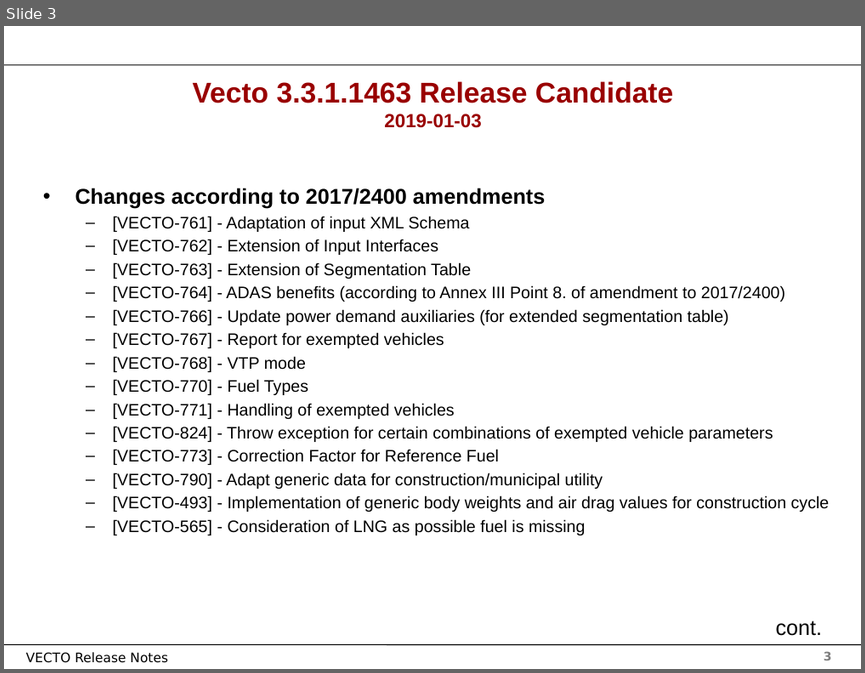
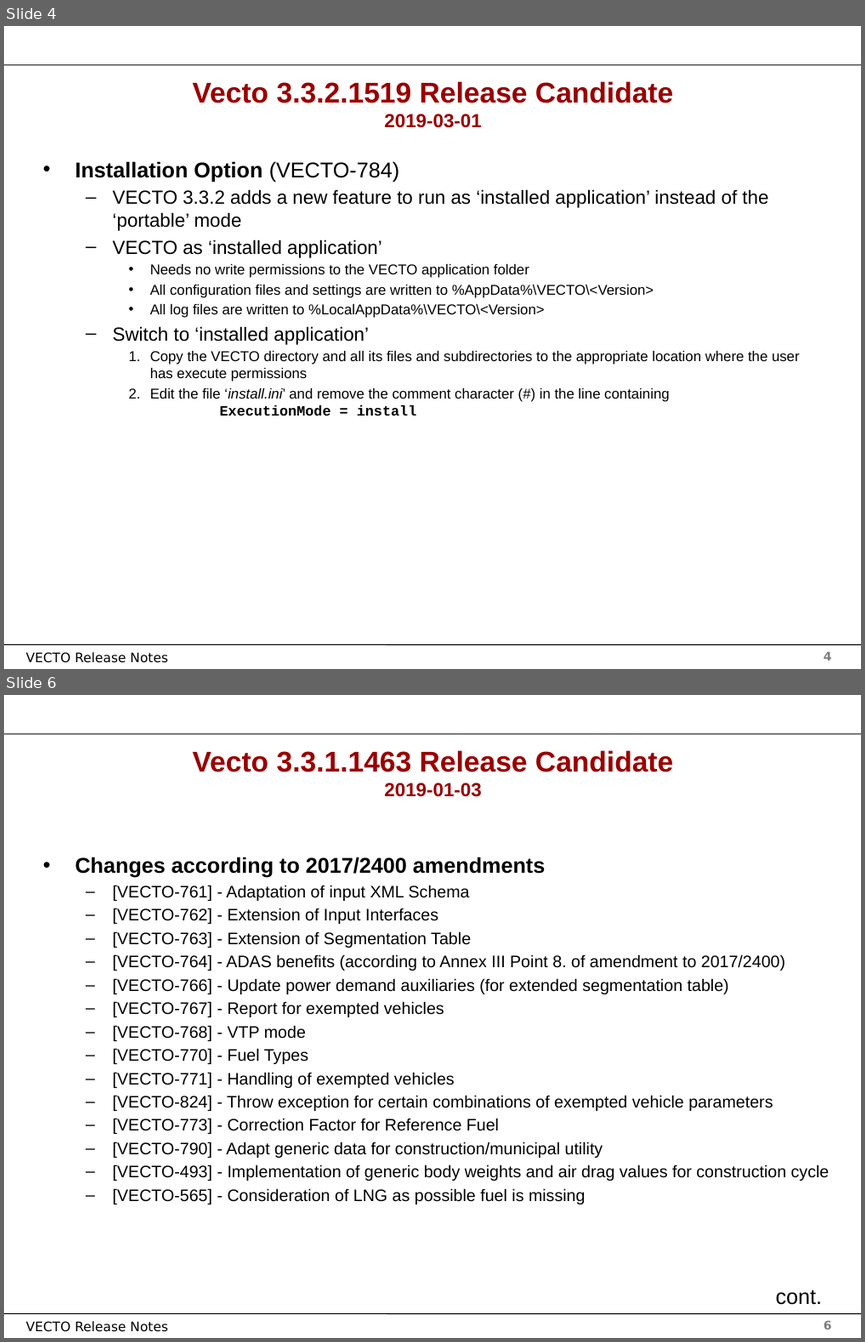
Before and after one commit to tanawadeatharva/BharatVECTO, a slide deck: Documentation/User Manual Source/Release Notes Vecto3.x.pptx. Shown one above the other, each under a label of ours: slide 3 before the commit, slides 4 and 6 after it; the slides between them are not shown. The pictures are 865x673 and 865x1342 pixels, drawn with LibreOffice and Linux fonts; fonts in the diff are those of the drawing; background and template pictures are left out. Boxes give left, top, right and bottom in pixels: in the first picture for what was removed or moved away, otherwise in the second. Text is boxed around its words. In the diff, an @@ line names an element or a change of style, - is before the commit and + after.

```diff
--- a/Documentation/User Manual Source/Release Notes Vecto3.x.pptx
+++ b/Documentation/User Manual Source/Release Notes Vecto3.x.pptx
@@ slide 4 added at [4,26,861,669], background #FFFFFF; not listed: 4 template elements that a slide beside it also shows @@
@@ title added at [193,81,673,128], 24 pt, text #990000, bold @@
+Vecto 3.3.2.1519 Release Candidate
+2019-03-01
@@ text added at [75,161,800,415], 12 pt, text #000000 @@
+• Installation Option (VECTO-784)
+  – VECTO 3.3.2 adds a new feature to run as ‘installed application’ instead of the ‘portable’ mode
+  – VECTO as ‘installed application’
+    • Needs no write permissions to the VECTO application folder
+    • All configuration files and settings are written to %AppData%\VECTO\<Version>
+    • All log files are written to %LocalAppData%\VECTO\<Version>
+  – Switch to ‘installed application’
+    1. Copy the VECTO directory and all its files and subdirectories to the appropriate location where the user has execute permissions
+    2. Edit the file ‘install.ini’ and remove the comment character (#) in the line containing
+       ExecutionMode = install
@@ what was slide 3 is now slide 6 @@
@@ page number at [823,1321,832,1329]: text changed @@
-3
+6
```
Also in this commit, not shown: 2 slides changed, 2 other slides added, 11 other files.
